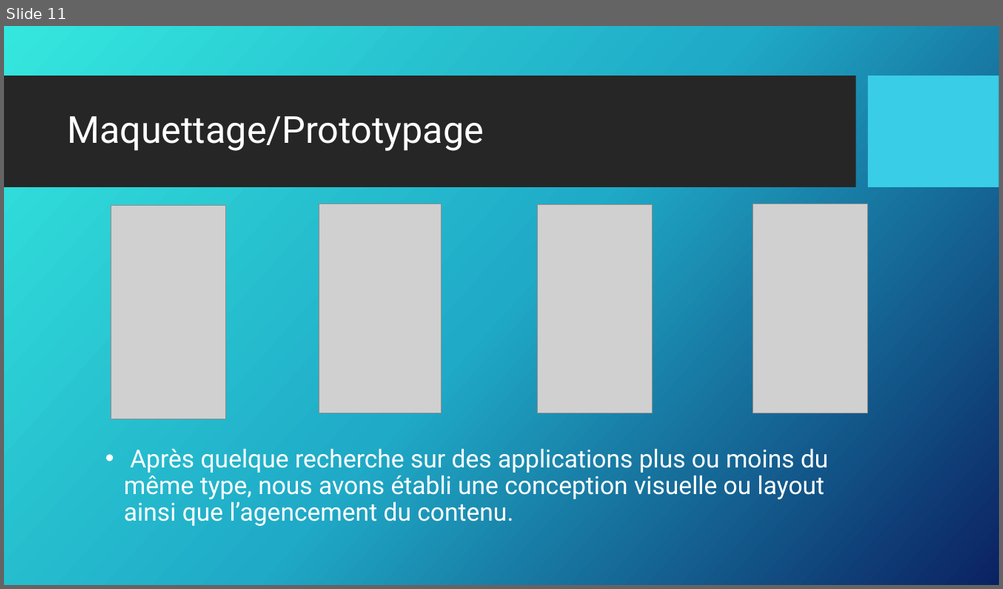
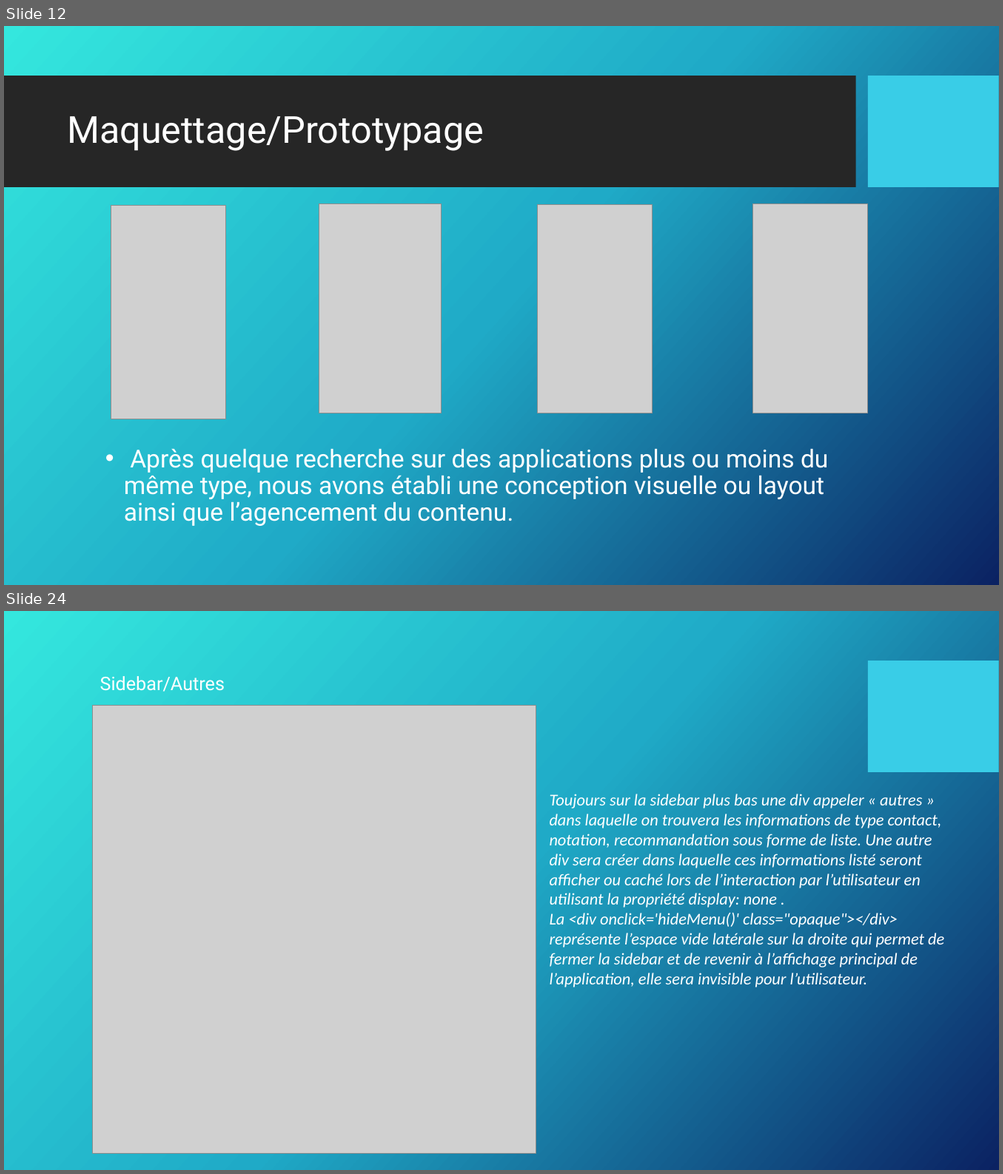
Before and after one commit to Lanagramme/NewsAntilles, a slide deck: DEVELLOPEUR WEB ET WEB MOBILE.pptx. Shown one above the other, each under a label of ours: slide 11 before the commit, slides 12 and 24 after it; the slides between them are not shown. The pictures are 1003x589 and 1003x1174 pixels, drawn with LibreOffice and Linux fonts; fonts in the diff are those of the drawing; grey boxes stand for pictures; background and template pictures are left out. Boxes give left, top, right and bottom in pixels: in the first picture for what was removed or moved away, otherwise in the second. Text is boxed around its words. In the diff, an @@ line names an element or a change of style, - is before the commit and + after.

```diff
--- a/DEVELLOPEUR WEB ET WEB MOBILE.pptx
+++ b/DEVELLOPEUR WEB ET WEB MOBILE.pptx
@@ slide 24 added at <box>4,611,999,1170</box>, background picture (left out); not listed: 1 template element that a slide beside it also shows @@
@@ text added at <box>100,676,225,692</box>, 18 pt, text #FFFFFF @@
+Sidebar/Autres
@@ picture added at <box>93,705,536,1154</box> @@
@@ text added at <box>549,794,944,988</box>, 16 pt, text #FFFFFF, italic @@
+Toujours sur la sidebar plus bas une div appeler « autres » dans laquelle on trouvera les informations de type contact, notation, recommandation sous forme de liste. Une autre div sera créer dans laquelle ces informations listé seront afficher ou caché lors de l’interaction par l’utilisateur en utilisant la propriété display: none .
+La <div onclick='hideMenu()' class="opaque"></div> représente l’espace vide latérale sur la droite qui permet de fermer la sidebar et de revenir à l’affichage principal de l’application, elle sera invisible pour l’utilisateur.
@@ what was slide 11 is now slide 12 @@
```
Also in this commit, not shown: 6 slides changed, 15 other slides added, 2 slides removed.
